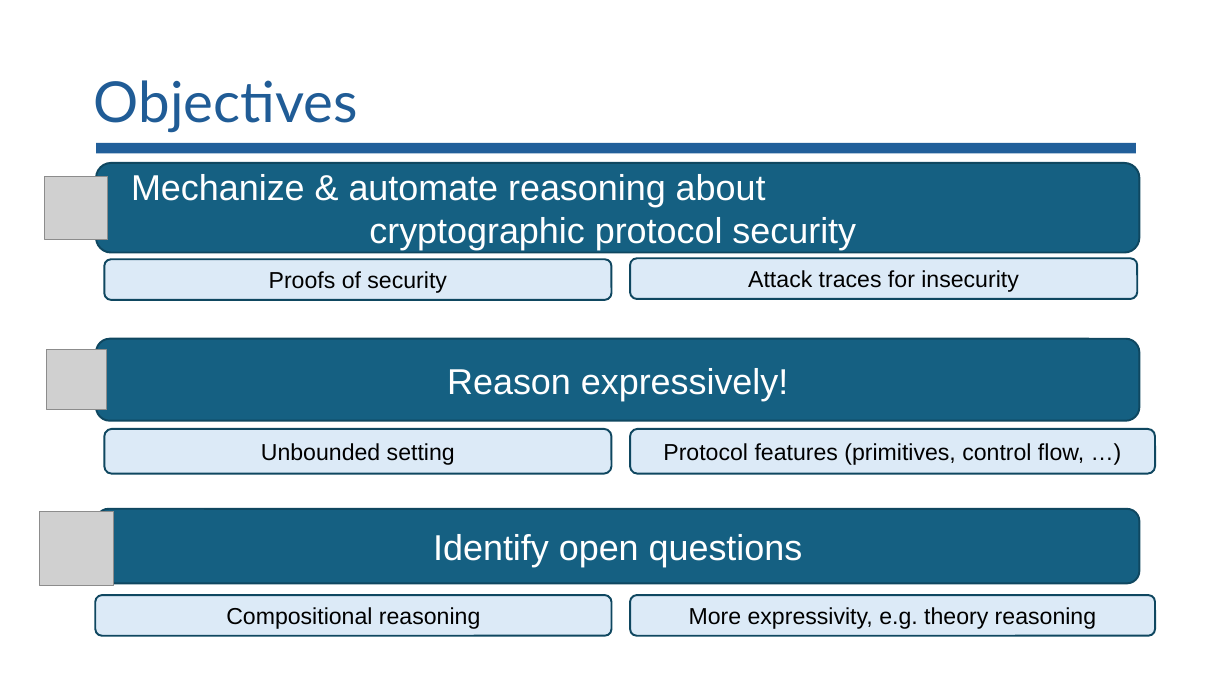
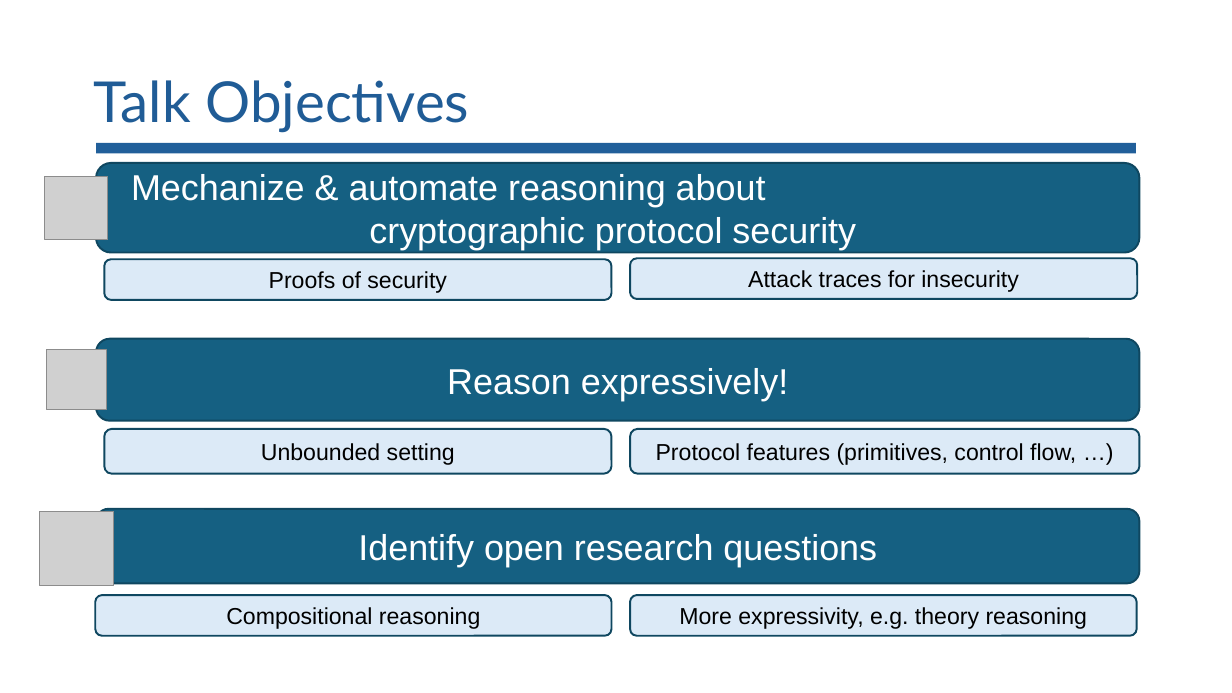
Before and after one commit to lorchrob/comp_slides, a slide deck: slide 6 of comp.pptx. Drawn at 1232x693 pixels with LibreOffice and Linux fonts; fonts in the diff are those of the drawing; grey boxes stand for pictures. Boxes give left, top, right and bottom in pixels: in the first picture for what was removed or moved away, otherwise in the second. Text is boxed around its words. In the diff, an @@ line names an element or a change of style, - is before the commit and + after.

```diff
--- a/comp.pptx
+++ b/comp.pptx
@@ title at bbox=[94, 80, 469, 132]: text changed @@
-Objectives
+Talk Objectives
@@ rounded rectangle "Protocol features (primitives, control flow, ...": place and size @@
-rounded rectangle "Protocol features (primitives, control flow, ..." at bbox=[630, 429, 1155, 473]
+rounded rectangle "Protocol features (primitives, control flow, ..." at bbox=[630, 429, 1140, 473]
@@ text in rounded rectangle at bbox=[358, 534, 877, 567]: text changed @@
-Identify open questions
+Identify open research questions
@@ rounded rectangle "More expressivity, e.g. theory reasoning": place and size @@
-rounded rectangle "More expressivity, e.g. theory reasoning" at bbox=[630, 595, 1155, 636]
+rounded rectangle "More expressivity, e.g. theory reasoning" at bbox=[630, 595, 1137, 636]
```
Also in this commit, not shown: 55 other slides changed, 2 slides removed.
